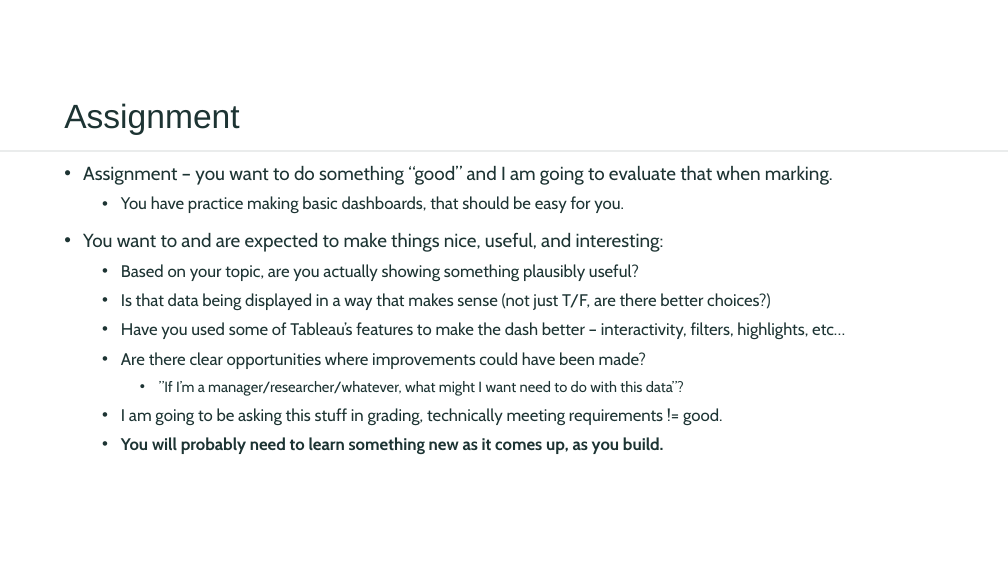
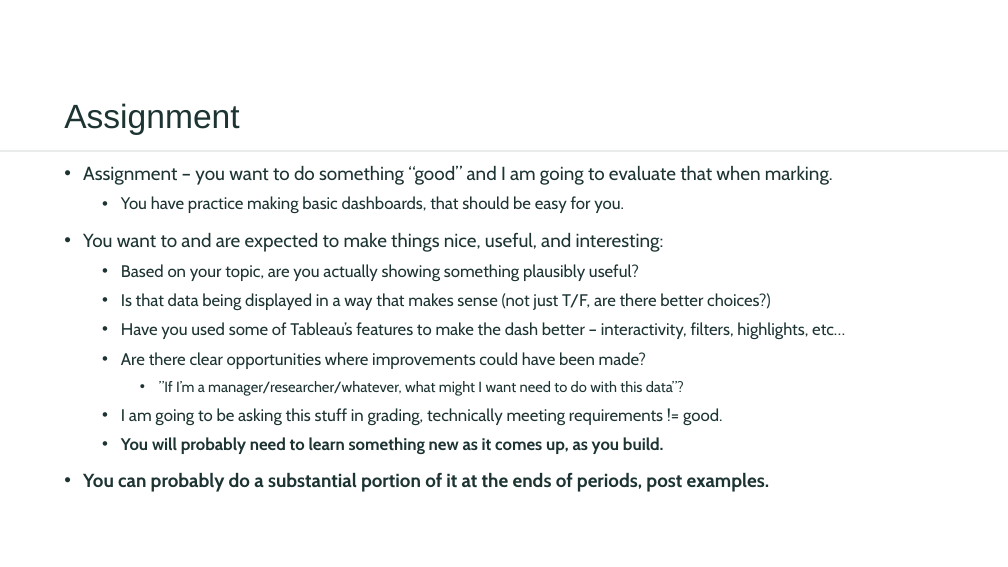
Before and after one commit to AkeemSemper/ml_datasets, a slide deck: slide 3 of slides/009_params_control_waterfall.pptx. Drawn at 1008x567 pixels with LibreOffice and Linux fonts; fonts in the diff are those of the drawing. Boxes give left, top, right and bottom in pixels: in the first picture for what was removed or moved away, otherwise in the second. Text is boxed around its words. In the diff, an @@ line names an element or a change of style, - is before the commit and + after.

```diff
--- a/slides/009_params_control_waterfall.pptx
+++ b/slides/009_params_control_waterfall.pptx
@@ text at box(83, 473, 770, 492): paragraph added @@
+• You can probably do a substantial portion of it at the ends of periods, post examples.
```
Also in this commit, not shown: 4 other slides changed, 3 slides added, 1 slide removed, 3 other files.
